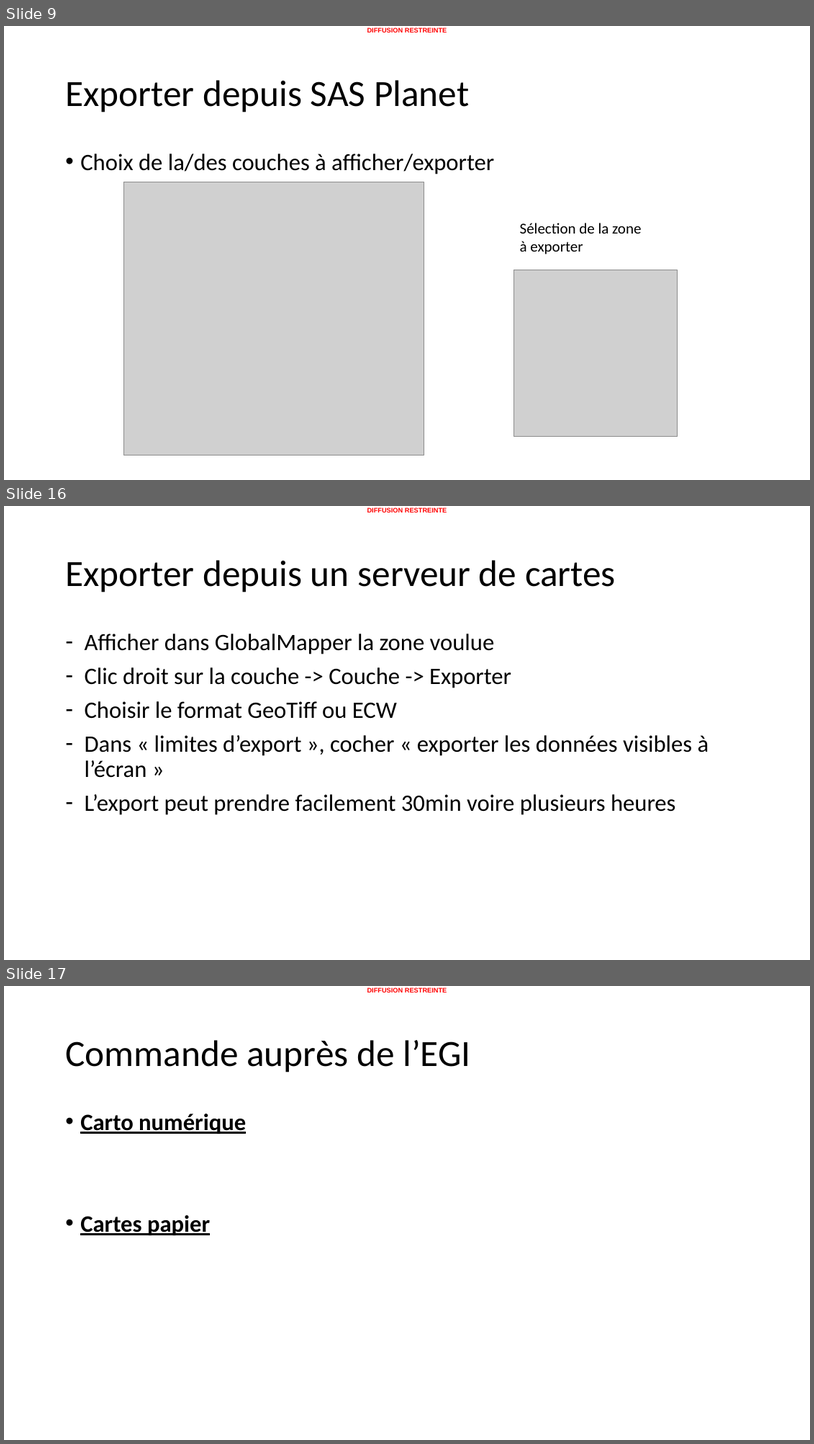
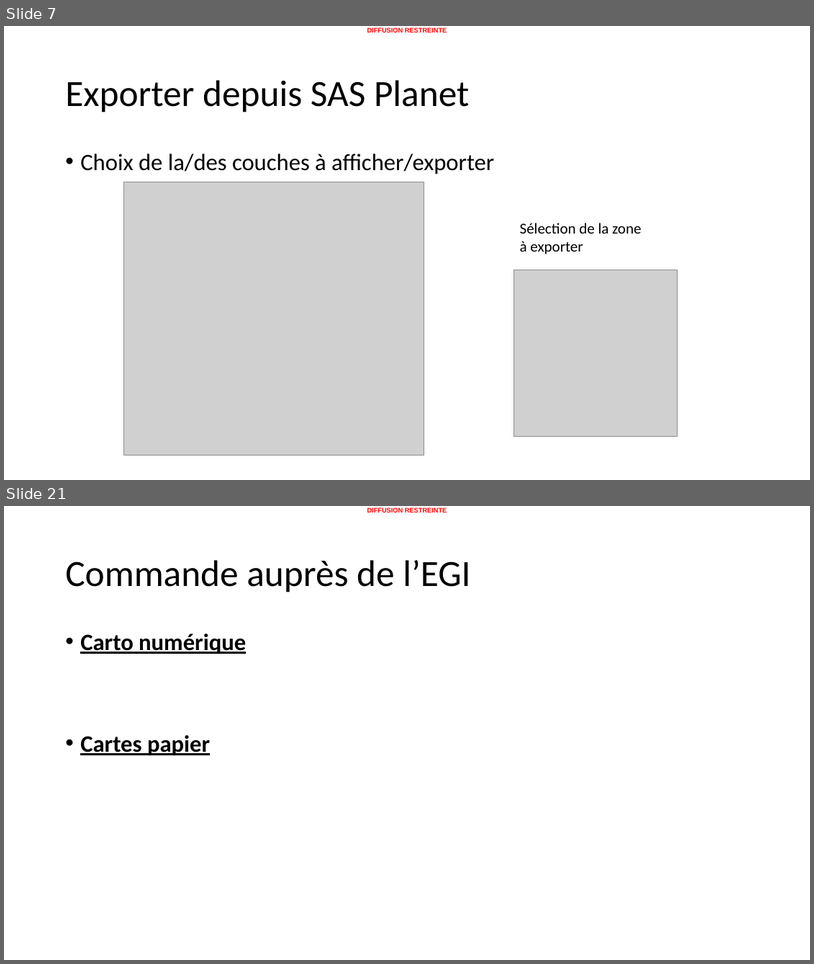
Before and after one commit to 20100dbg/OutilsGeo, a slide deck: cours/Guide - obtenir des cartes.pptx. Shown one above the other, each under a label of ours: slides 9, 16 and 17 before the commit, slides 7 and 21 after it; the slides between them are not shown. The pictures are 814x1444 and 814x964 pixels, drawn with LibreOffice and Linux fonts; fonts in the diff are those of the drawing; grey boxes stand for pictures; background and template pictures are left out. Boxes give left, top, right and bottom in pixels: in the first picture for what was removed or moved away, otherwise in the second. Text is boxed around its words. In the diff, an @@ line names an element or a change of style, - is before the commit and + after.

```diff
--- a/cours/Guide - obtenir des cartes.pptx
+++ b/cours/Guide - obtenir des cartes.pptx
@@ slide 16 removed at [4, 506, 810, 960], background #FFFFFF; not listed: 1 template element that a slide beside it also shows @@
@@ title removed at [65, 560, 616, 592] @@
-Exporter depuis un serveur de cartes
@@ text removed at [85, 633, 710, 815] @@
-– Afficher dans GlobalMapper la zone voulue
-– Clic droit sur la couche -> Couche -> Exporter
-– Choisir le format GeoTiff ou ECW
-– Dans « limites d’export », cocher « exporter les données visibles à l’écran »
-– L’export peut prendre facilement 30min voire plusieurs heures
@@ what was slide 9 is now slide 7 @@
@@ what was slide 17 is now slide 21 @@
```
Also in this commit, not shown: 8 slides changed, 10 slides added, 5 other slides removed, 1 other file.
